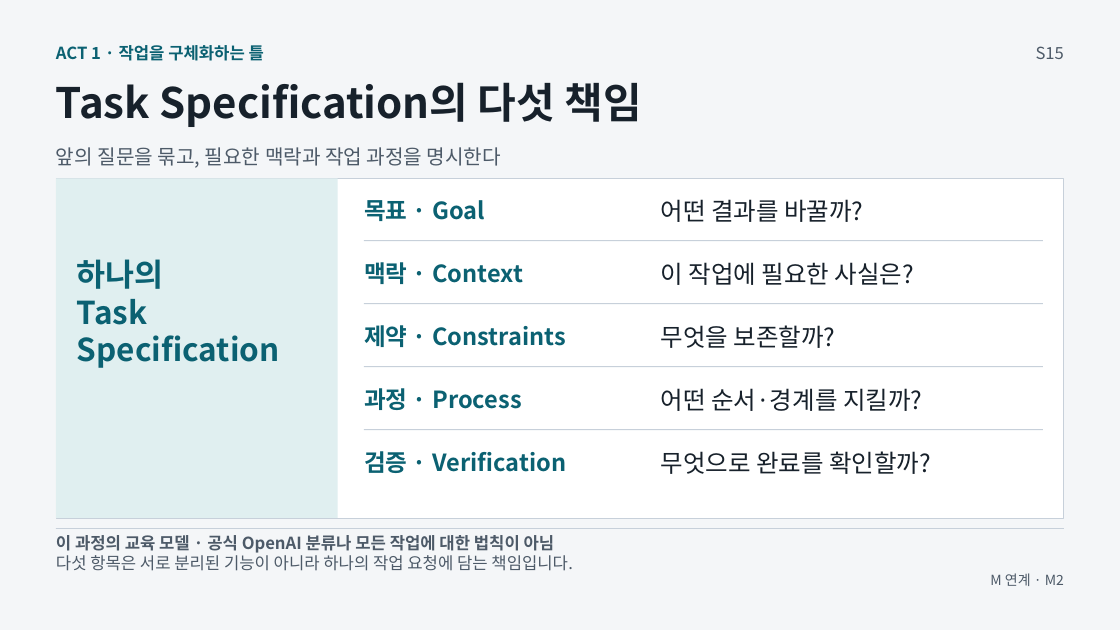
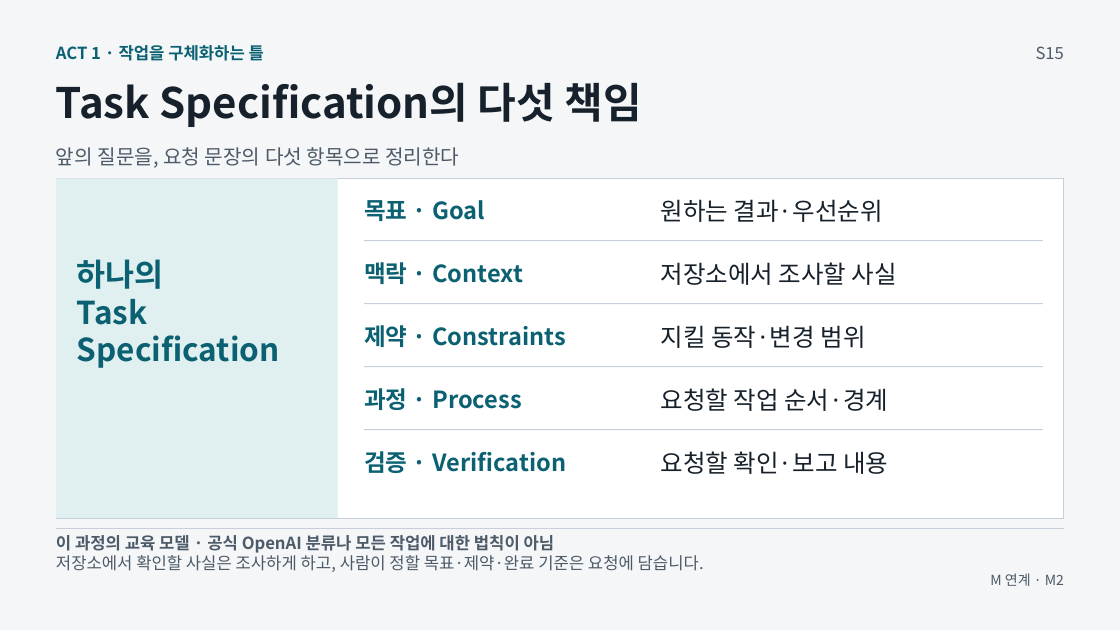
Before and after one commit to GideokKim/ai-dev-training, a slide deck: slide 5 of production/ACT_1.pptx. Drawn at 1120x630 pixels with LibreOffice and Linux fonts; fonts in the diff are those of the drawing. Boxes give left, top, right and bottom in pixels: in the first picture for what was removed or moved away, otherwise in the second. Text is boxed around its words. In the diff, an @@ line names an element or a change of style, - is before the commit and + after.

```diff
--- a/production/ACT_1.pptx
+++ b/production/ACT_1.pptx
@@ text at (56,147,459,168): text changed @@
-앞의 질문을 묶고, 필요한 맥락과 작업 과정을 명시한다
+앞의 질문을, 요청 문장의 다섯 항목으로 정리한다
@@ text at (661,199,883,222): text changed @@
-어떤 결과를 바꿀까?
+원하는 결과·우선순위
@@ text at (661,262,897,285): text changed @@
-이 작업에 필요한 사실은?
+저장소에서 조사할 사실
@@ text at (661,325,866,348): text changed @@
-무엇을 보존할까?
+지킬 동작·변경 범위
@@ text at (661,388,888,411): text changed @@
-어떤 순서·경계를 지킬까?
+요청할 작업 순서·경계
@@ text at (661,451,888,474): text changed @@
-무엇으로 완료를 확인할까?
+요청할 확인·보고 내용
@@ text at (56,552,704,572): text changed @@
-다섯 항목은 서로 분리된 기능이 아니라 하나의 작업 요청에 담는 책임입니다.
+저장소에서 확인할 사실은 조사하게 하고, 사람이 정할 목표·제약·완료 기준은 요청에 담습니다.
```
Also in this commit, not shown: 12 other slides changed, 46 other files.
